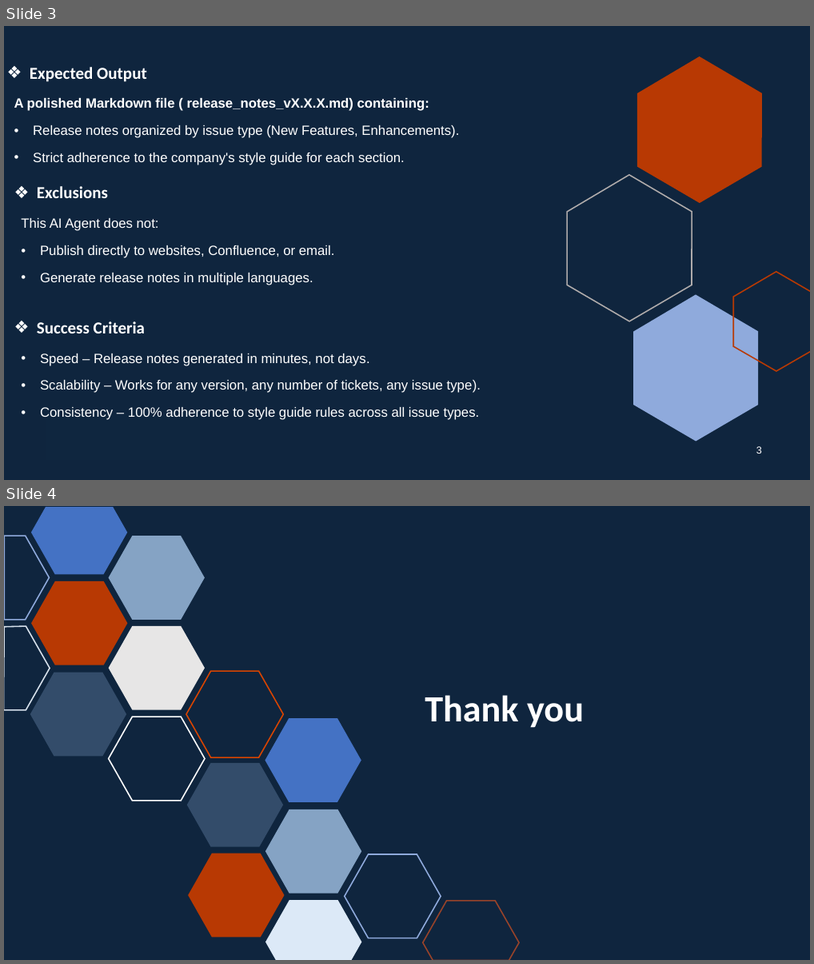
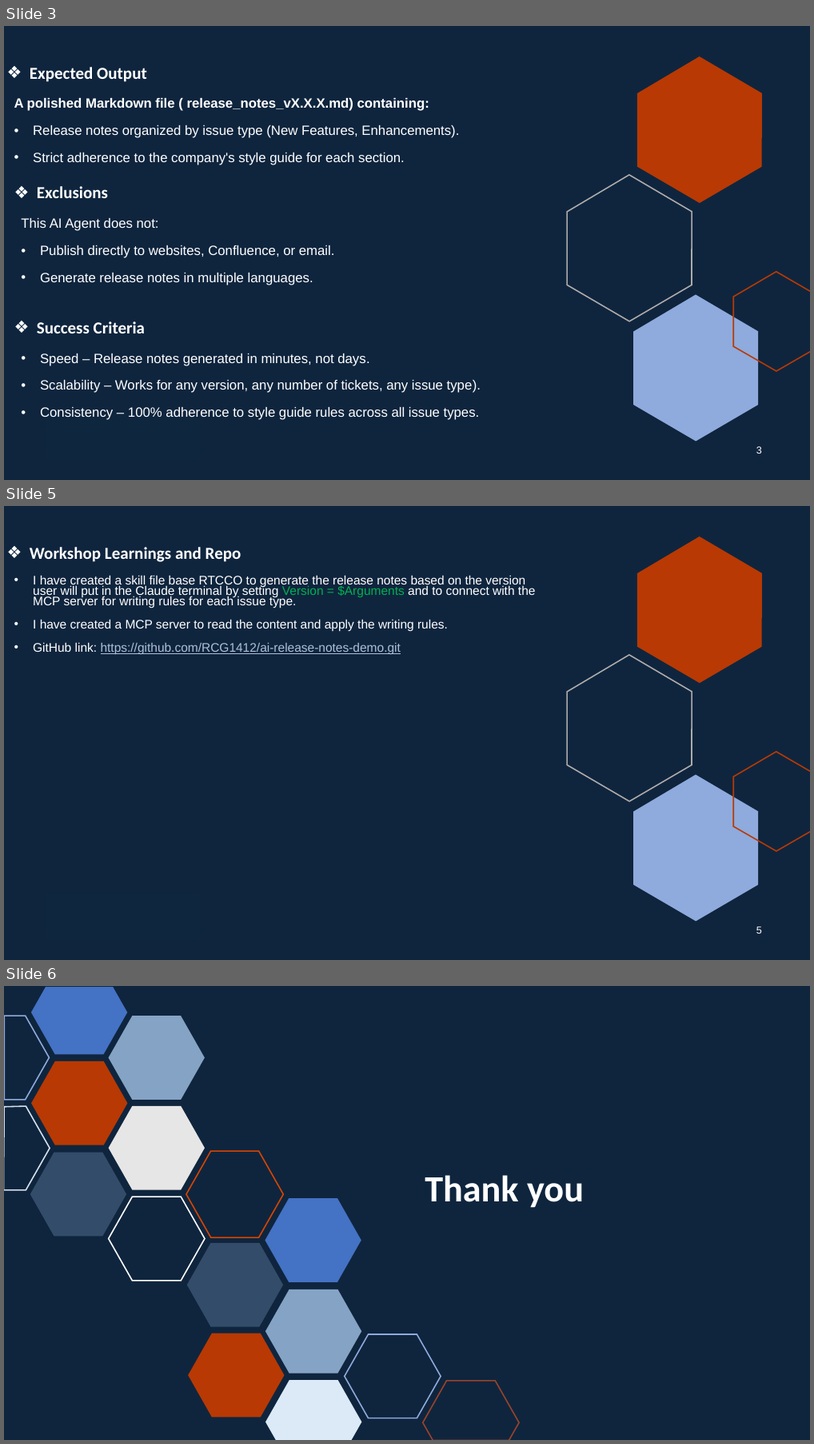
Before and after one commit to RCG1412/ai-release-notes-demo, a slide deck: Demo/AI-Mastery Training Capstone Project Demo.pptx. Shown one above the other, each under a label of ours: slides 3 and 4 before the commit, slides 3, 5 and 6 after it; the slides between them are not shown. The pictures are 814x964 and 814x1444 pixels, drawn with LibreOffice and Linux fonts; fonts in the diff are those of the drawing. Boxes give left, top, right and bottom in pixels: in the first picture for what was removed or moved away, otherwise in the second. Text is boxed around its words. In the diff, an @@ line names an element or a change of style, - is before the commit and + after.

Commit message:
Updated Demo ppt

```diff
--- a/Demo/AI-Mastery Training Capstone Project Demo.pptx
+++ b/Demo/AI-Mastery Training Capstone Project Demo.pptx
@@ slide 5 added at box(4, 506, 810, 960), background #0F253E; not listed: 5 template elements that a slide beside it also shows @@
@@ title added at box(30, 547, 242, 562), 20 pt, text #FFFFFF, bold @@
+❖ Workshop Learnings and Repo
@@ text added at box(33, 575, 536, 654), 14.8 pt, text #FFFFFF @@
+• I have created a skill file base RTCCO to generate the release notes based on the version user will put in the Claude terminal by setting Version = $Arguments and to connect with the MCP server for writing rules for each issue type.
+• I have created a MCP server to read the content and apply the writing rules.
+• GitHub link: https://github.com/RCG1412/ai-release-notes-demo.git
@@ page number added at box(757, 926, 762, 933), 12 pt, text #FFFFFF @@
+5
@@ what was slide 4 is now slide 6 @@
```
Also in this commit, not shown: 1 other slide added, 1 other file.
